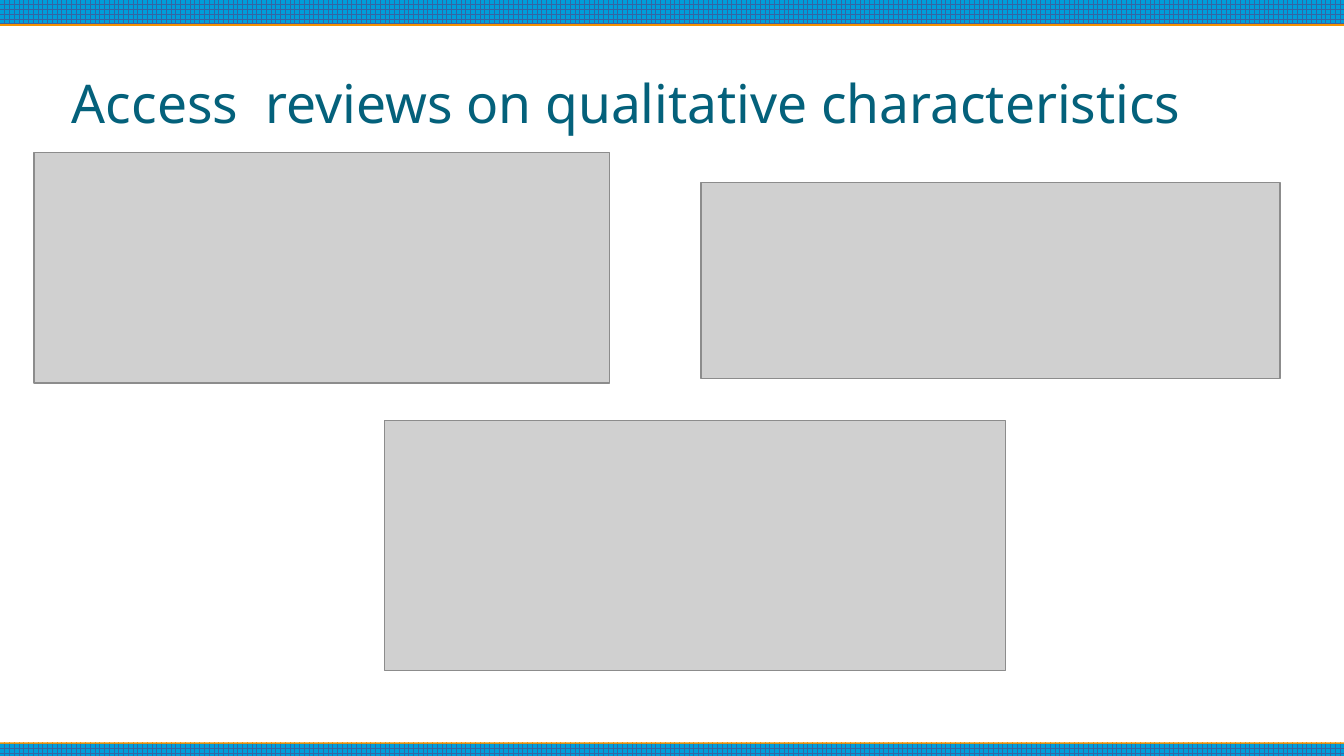
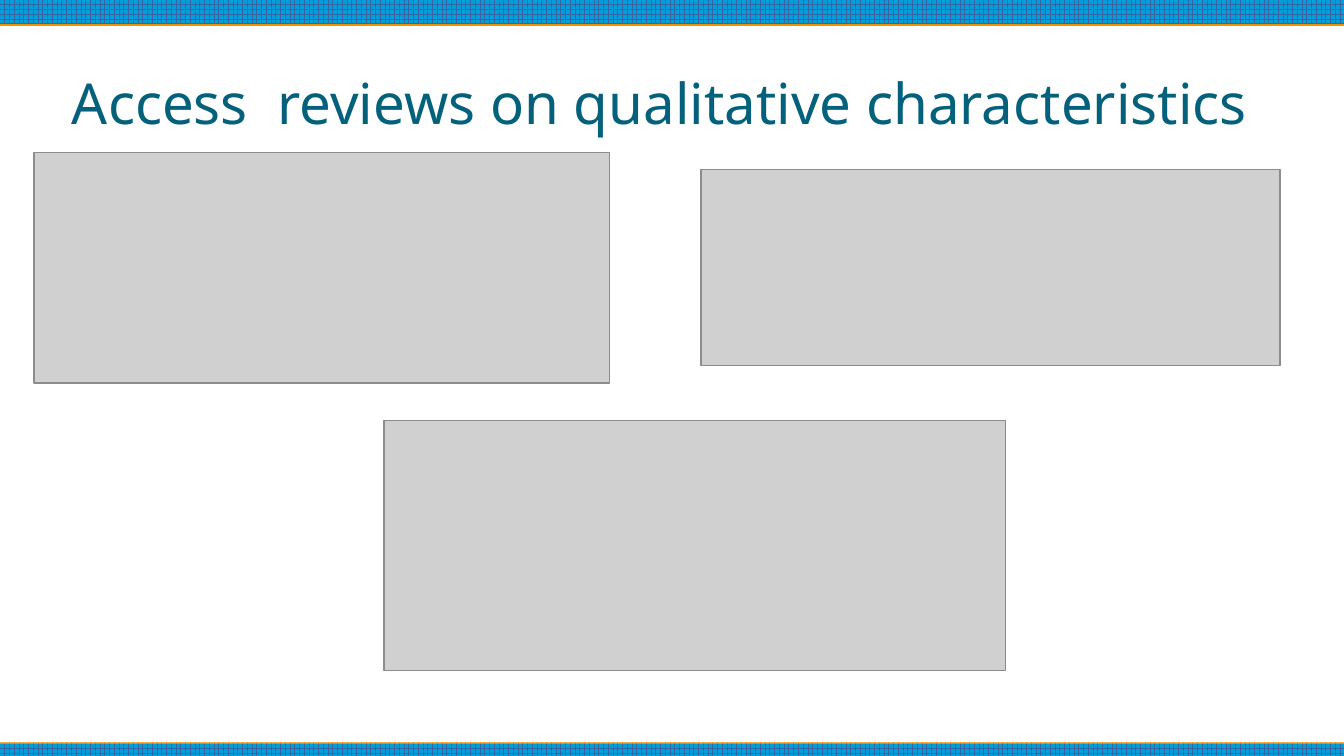
Before and after one commit to alexandraseg/airbnb-EDA, a slide deck: slide 7 of 4.presentation/presentation.pptx. Drawn at 1344x756 pixels with LibreOffice and Linux fonts; fonts in the diff are those of the drawing; grey boxes stand for pictures. Boxes give left, top, right and bottom in pixels: in the first picture for what was removed or moved away, otherwise in the second. Text is boxed around its words. In the diff, an @@ line names an element or a change of style, - is before the commit and + after.

```diff
--- a/4.presentation/presentation.pptx
+++ b/4.presentation/presentation.pptx
@@ title "Access reviews on qualitative characteristics" at <box>72,81,1247,138</box>: size 31.5 to 33.3 pt @@
@@ picture: place and size @@
-picture at <box>701,183,1281,379</box>
+picture at <box>701,170,1281,366</box>
```
Also in this commit, not shown: 4 other slides changed, 1 other file.
